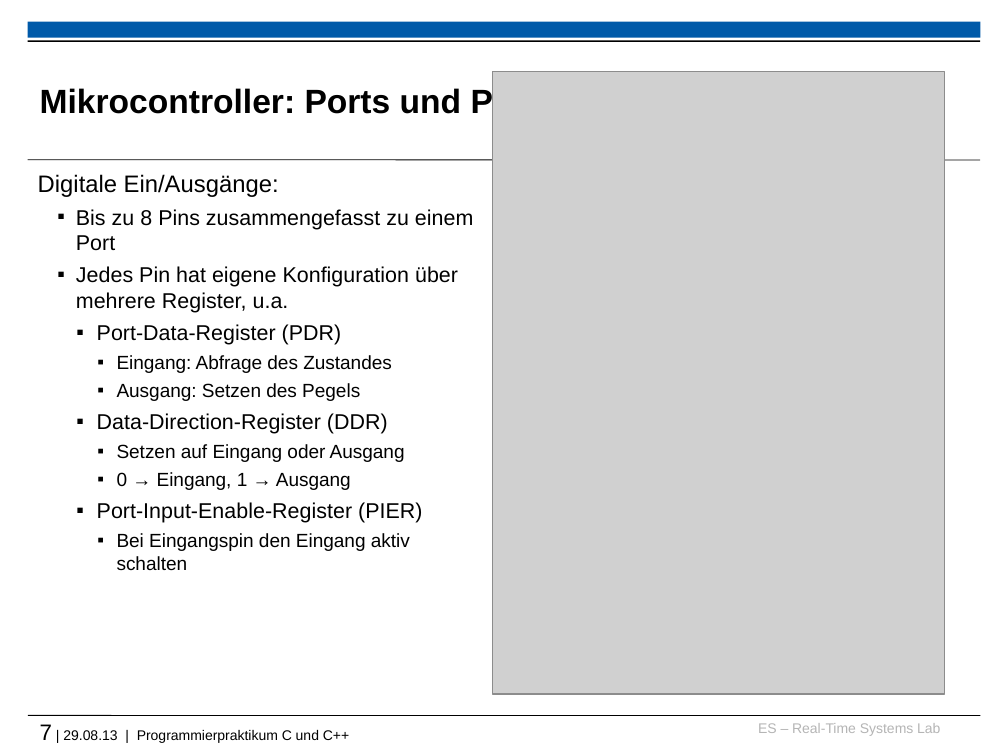
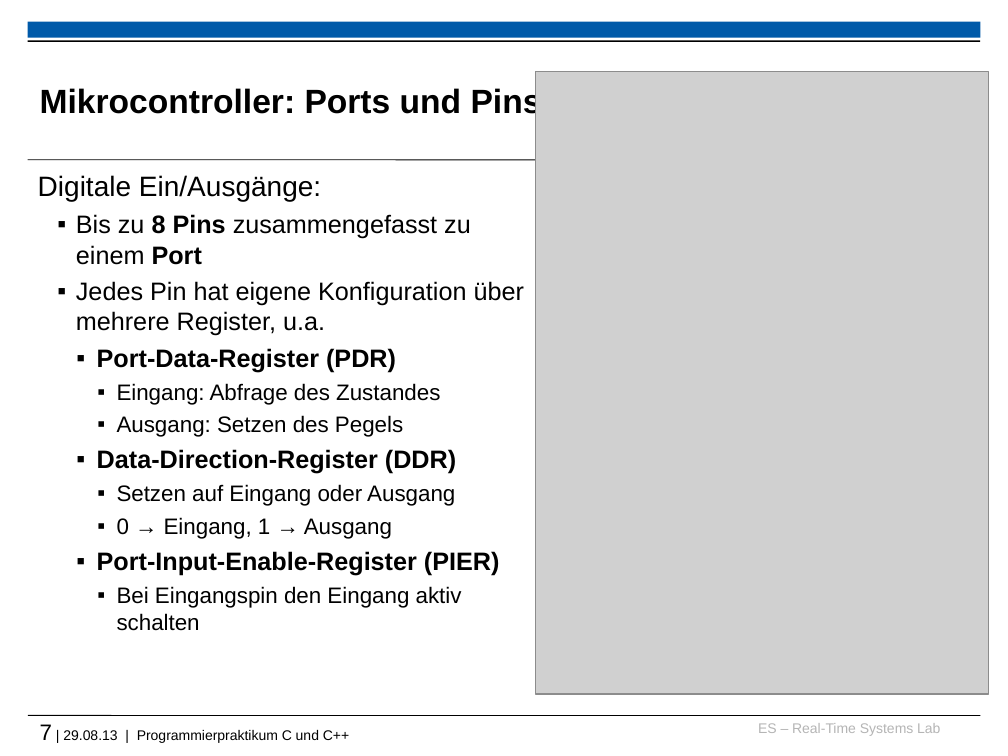
Before and after one commit to h82k/tud-cppp, a slide deck: slide 7 of Vorlesung/5 Embedded Systems_F9.ppt. Drawn at 1008x756 pixels with LibreOffice and Linux fonts; fonts in the diff are those of the drawing; grey boxes stand for pictures; background and template pictures are left out. Boxes give left, top, right and bottom in pixels: in the first picture for what was removed or moved away, otherwise in the second. Text is boxed around its words. In the diff, an @@ line names an element or a change of style, - is before the commit and + after.

```diff
--- a/Vorlesung/5 Embedded Systems_F9.ppt
+++ b/Vorlesung/5 Embedded Systems_F9.ppt
@@ picture: place and size @@
-picture at (492,72,944,695)
+picture at (536,72,989,695)
@@ text "Digitale Ein/Ausgänge:" at (38,175,524,631): size 17 to 20 pt in "Digitale Ein/Ausgänge:"; size 15.3 to 18 pt in "Bis zu 8 Pins zusammengefasst zu einem ...", "Jedes Pin hat eigene Konfiguration über mehrere ...", "Port-Data-Register (PDR)", "Data-Direction-Register (DDR)" and 1 more places; bold on in "8 Pins Port", "Port-Data-Register (PDR)", "Data-Direction-Register (DDR)", "Port-Input-Enable-Register (PIER)"; size 13.6 to 16 pt in "Eingang: Abfrage des Zustandes", "Ausgang: Setzen des Pegels", "Setzen auf Eingang oder Ausgang", "0 → Eingang, 1 → Ausgang" and 1 more places @@
```
Also in this commit, not shown: 6 other slides changed, 2 other files.
